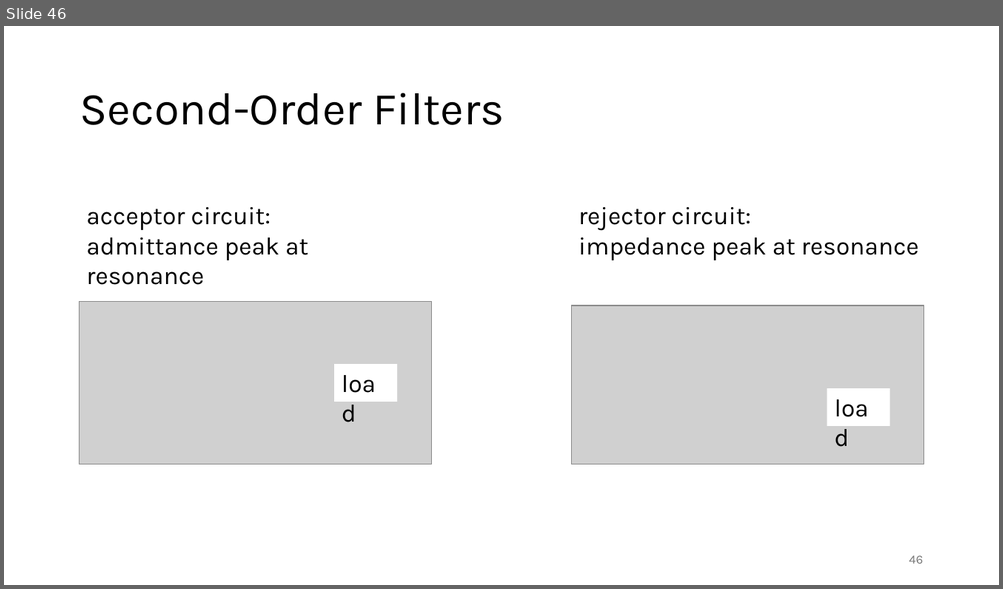
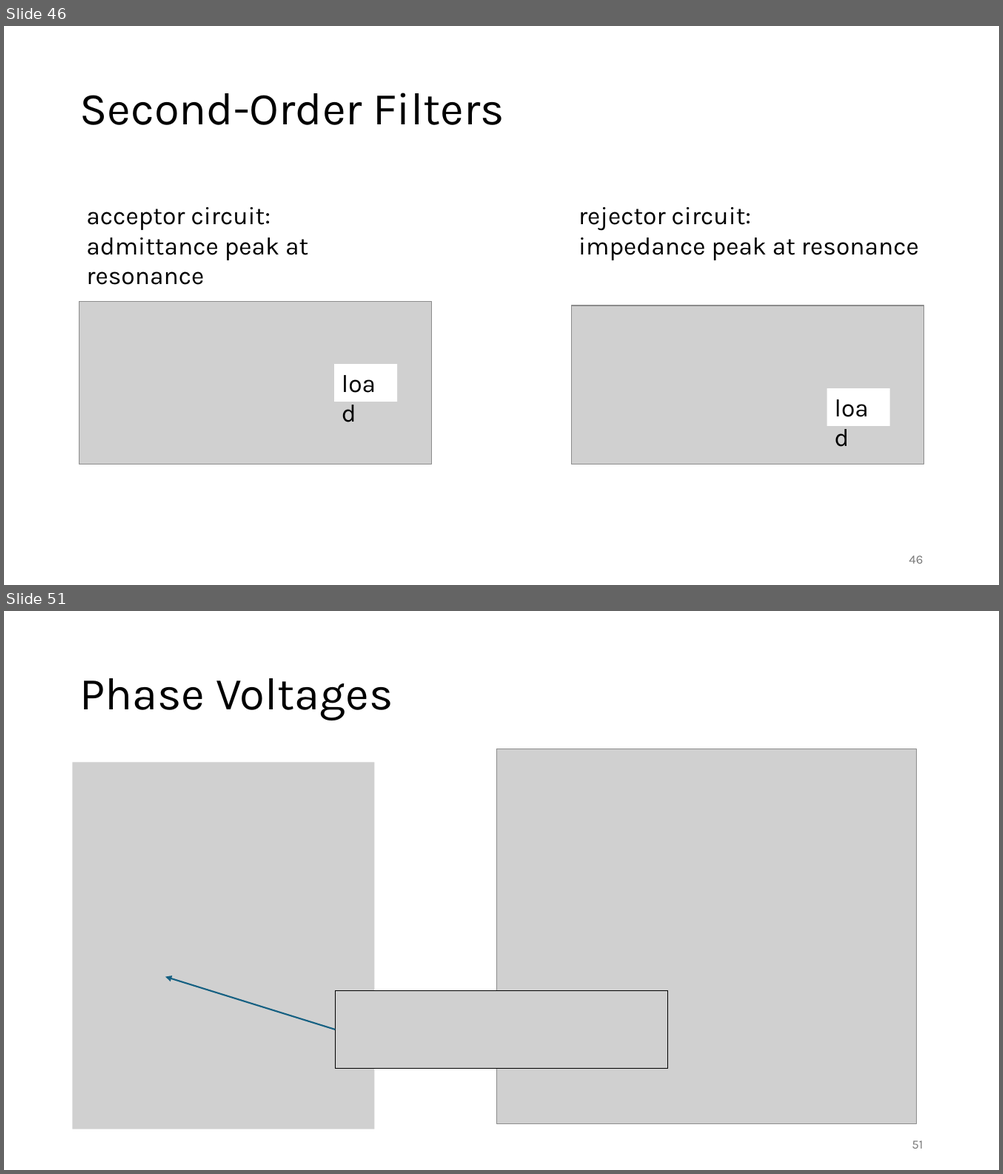
Before and after one commit to FelixWick/intro_electrical_eng, a slide deck: slides/4_ACtech.pptx. Shown one above the other, each under a label of ours: slide 46 before the commit, slides 46 and 51 after it; the slides between them are not shown. The pictures are 1003x589 and 1003x1174 pixels, drawn with LibreOffice and Linux fonts; fonts in the diff are those of the drawing; grey boxes stand for pictures. Boxes give left, top, right and bottom in pixels: in the first picture for what was removed or moved away, otherwise in the second. Text is boxed around its words. In the diff, an @@ line names an element or a change of style, - is before the commit and + after.

Commit message:
three-phase circuits

```diff
--- a/slides/4_ACtech.pptx
+++ b/slides/4_ACtech.pptx
@@ slide 51 added at bbox=[4, 611, 999, 1170], background #FFFFFF @@
@@ title added at bbox=[79, 678, 392, 721], 44 pt, text #000000 @@
+Phase Voltages
@@ picture added at bbox=[73, 763, 375, 1130] @@
@@ picture added at bbox=[497, 749, 916, 1125] @@
@@ arrow added from (336, 1030) to (165, 977), #156082 1.5 pt @@
@@ picture added at bbox=[336, 991, 668, 1068] @@
@@ page number added at bbox=[911, 1141, 922, 1149], 12 pt, text #797979 @@
+51
```
Also in this commit, not shown: 1 slide changed, 6 other slides added, 1 other file.
